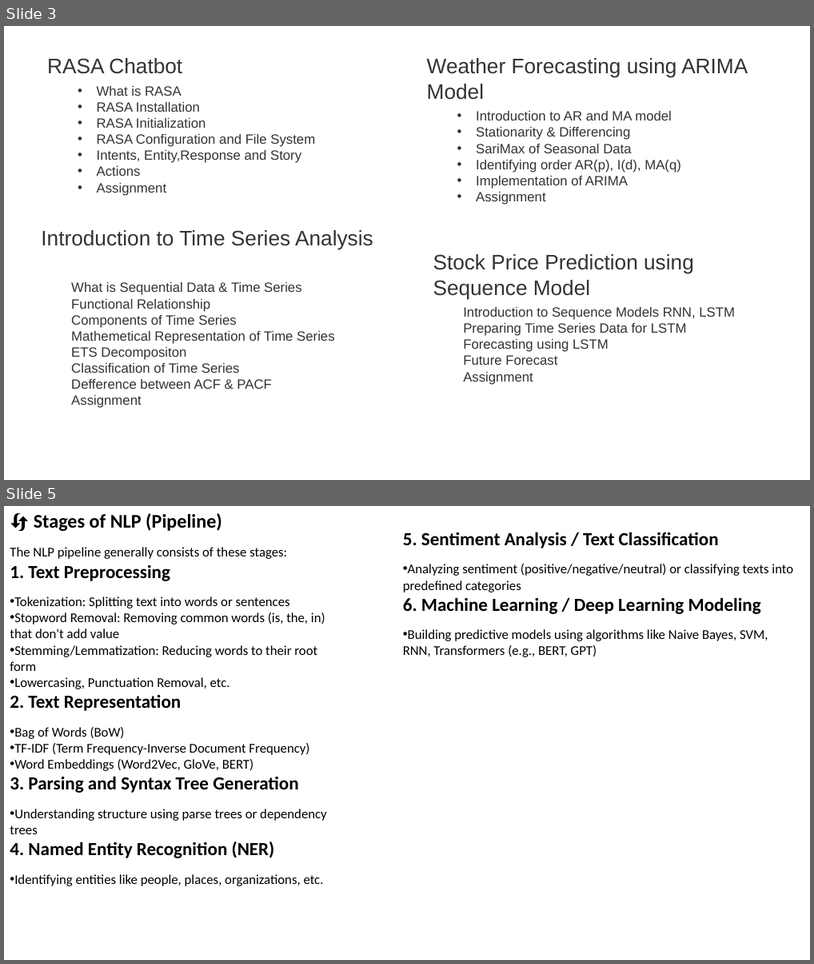
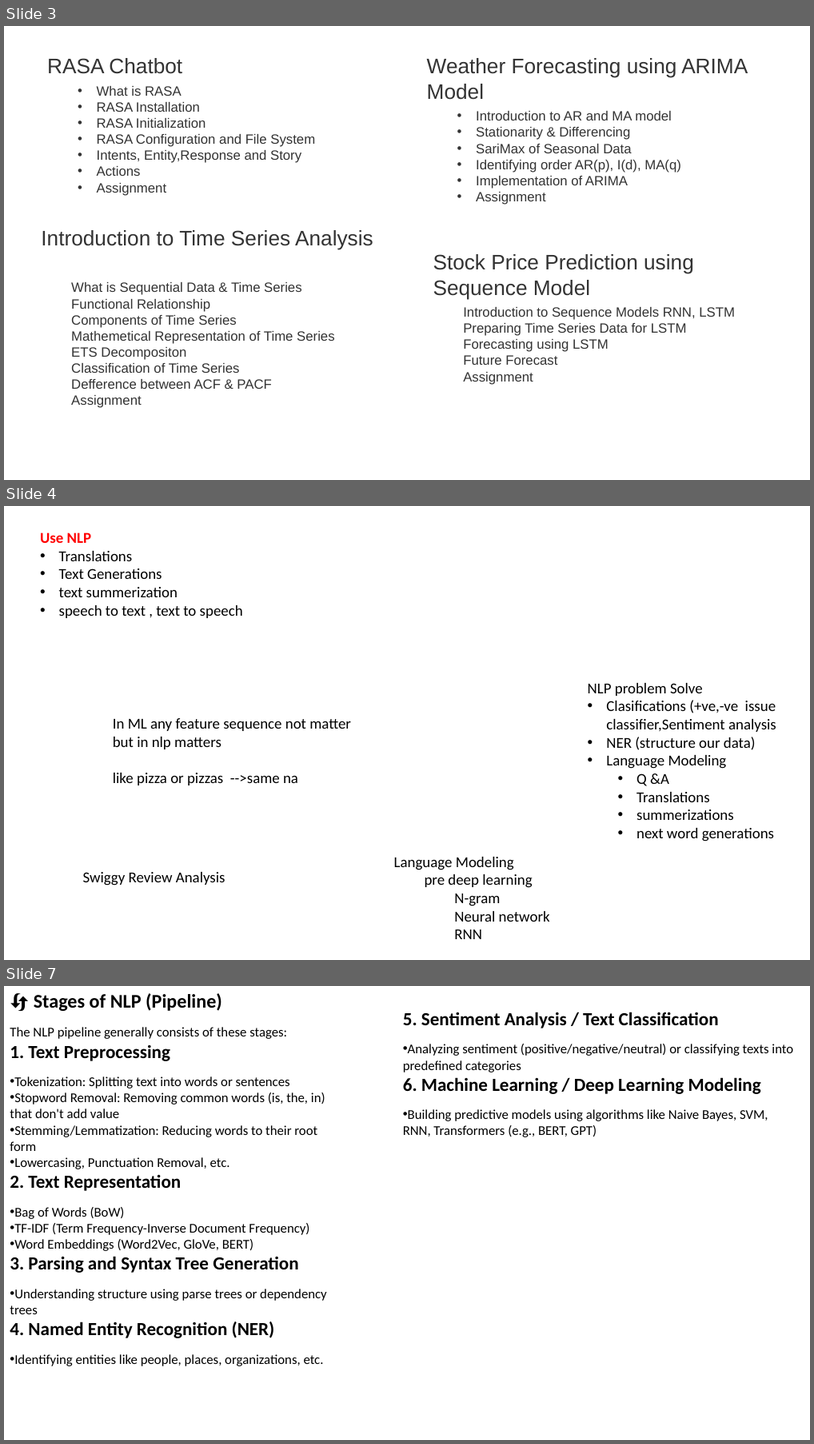
Before and after one commit to shahil04/ds_materials, a slide deck: 9.Deep_learning/class_11.1_text_vectorizarion_sentiment_analysis.pptx. Shown one above the other, each under a label of ours: slides 3 and 5 before the commit, slides 3, 4 and 7 after it; the slides between them are not shown. The pictures are 814x964 and 814x1444 pixels, drawn with LibreOffice and Linux fonts; fonts in the diff are those of the drawing. Boxes give left, top, right and bottom in pixels: in the first picture for what was removed or moved away, otherwise in the second. Text is boxed around its words. In the diff, an @@ line names an element or a change of style, - is before the commit and + after.

```diff
--- a/9.Deep_learning/class_11.1_text_vectorizarion_sentiment_analysis.pptx
+++ b/9.Deep_learning/class_11.1_text_vectorizarion_sentiment_analysis.pptx
@@ slide 4 added at box(4, 506, 810, 960), background #FFFFFF @@
@@ text added at box(40, 532, 243, 618), 18 pt, text #000000 @@
+Use NLP
+• Translations
+• Text Generations
+• text summerization
+• speech to text , text to speech
@@ text added at box(588, 683, 777, 841), 18 pt, text #000000 @@
+NLP problem Solve
+• Clasifications (+ve,-ve issue classifier,Sentiment analysis
+• NER (structure our data)
+• Language Modeling
+  • Q &A
+  • Translations
+  • summerizations
+  • next word generations
@@ text added at box(113, 718, 351, 785), 18 pt, text #000000 @@
+In ML any feature sequence not matter but in nlp matters
+like pizza or pizzas -->same na
@@ text added at box(394, 856, 550, 939), 18 pt, text #000000 @@
+Language Modeling
+pre deep learning
+  N-gram
+  Neural network
+  RNN
@@ text added at box(83, 872, 226, 885), 18 pt, text #000000 @@
+Swiggy Review Analysis
@@ what was slide 5 is now slide 7 @@
```
Also in this commit, not shown: 2 slides changed, 1 other slide added, 19 other files.
